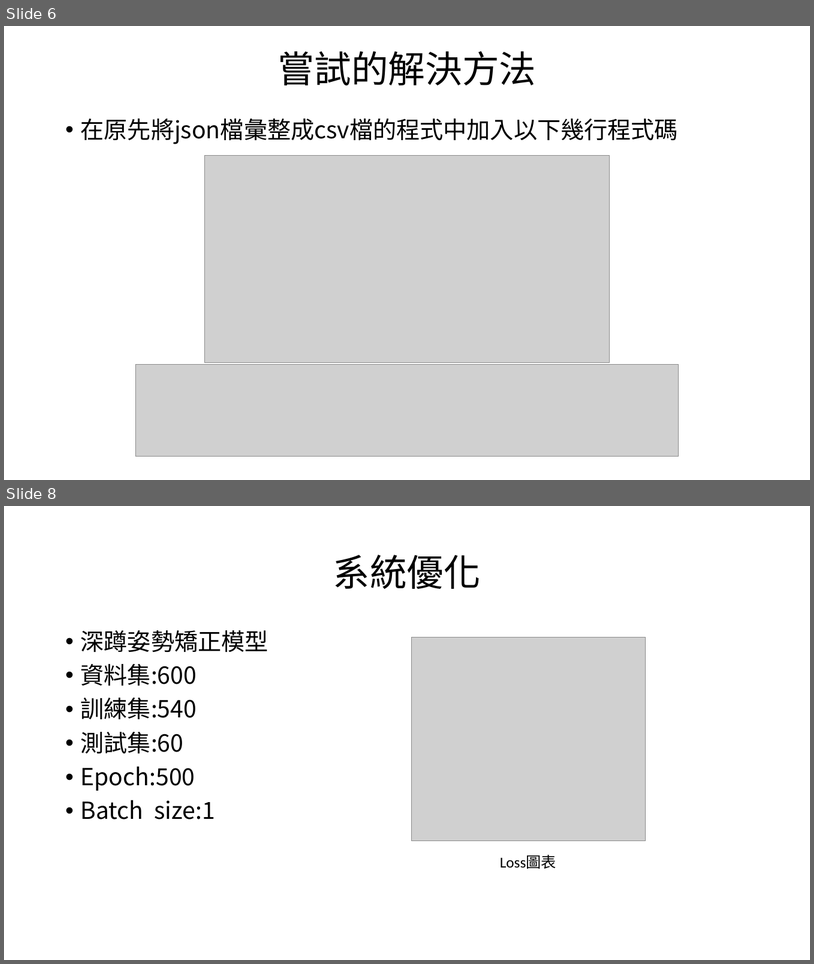
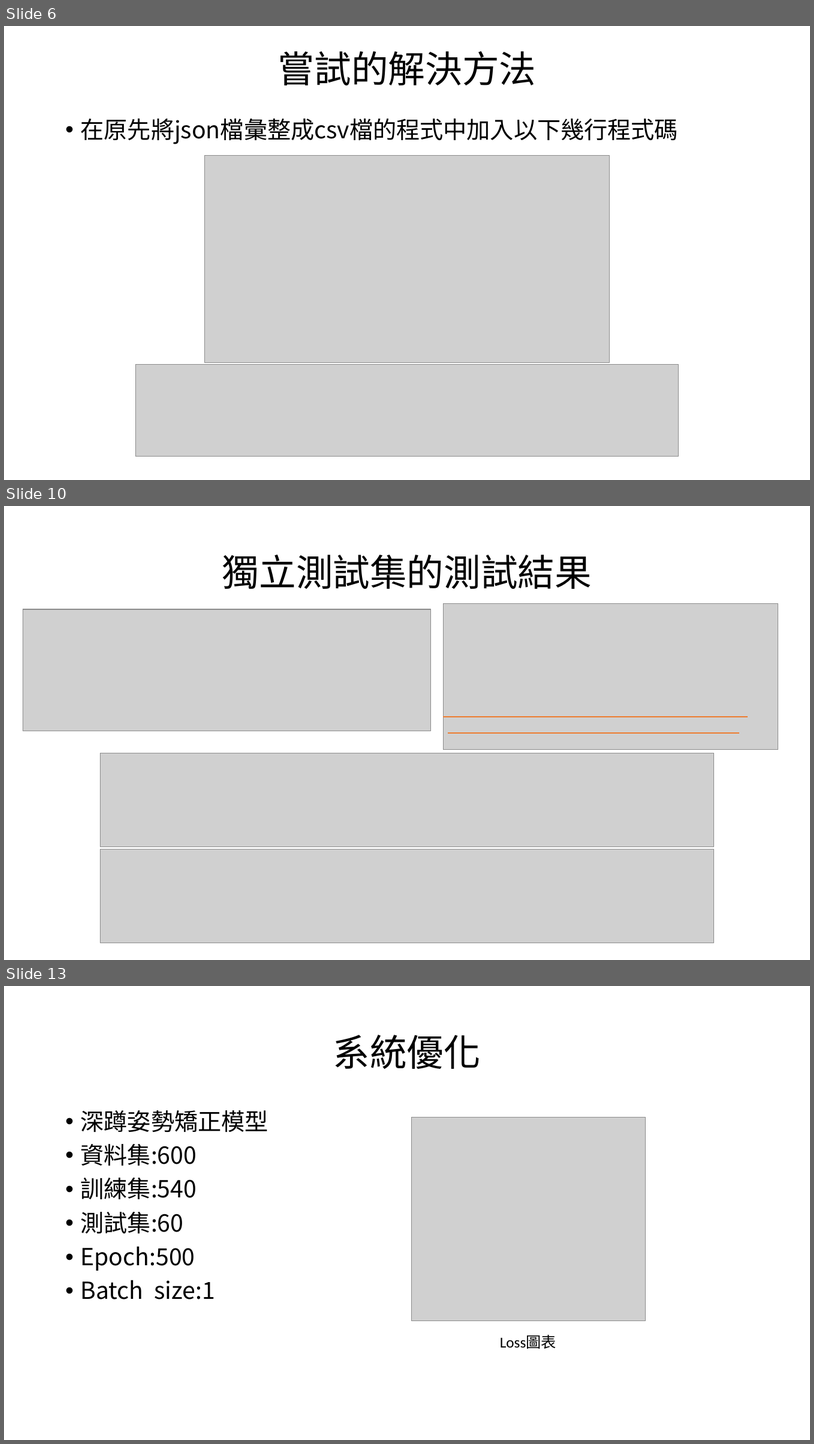
Before and after one commit to mizulun/seatpose-system, a slide deck: week6進度報告.pptx. Shown one above the other, each under a label of ours: slides 6 and 8 before the commit, slides 6, 10 and 13 after it; the slides between them are not shown. The pictures are 814x964 and 814x1444 pixels, drawn with LibreOffice and Linux fonts; fonts in the diff are those of the drawing; grey boxes stand for pictures. Boxes give left, top, right and bottom in pixels: in the first picture for what was removed or moved away, otherwise in the second. Text is boxed around its words. In the diff, an @@ line names an element or a change of style, - is before the commit and + after.

```diff
--- a/week6進度報告.pptx
+++ b/week6進度報告.pptx
@@ slide 10 added at [4,506,810,960], background #FFFFFF @@
@@ title added at [222,555,592,589], 44 pt, text #000000 @@
+獨立測試集的測試結果
@@ picture added at [23,609,431,731] @@
@@ picture added at [443,604,779,750] @@
@@ line added from (443, 717) to (748, 717), #ED7D31 1.5 pt @@
@@ line added from (448, 733) to (740, 733), #ED7D31 1.5 pt @@
@@ picture added at [100,753,714,847] @@
@@ picture added at [100,849,714,943] @@
@@ what was slide 8 is now slide 13 @@
```
Also in this commit, not shown: 2 slides changed, 5 other slides added, 1 slide removed.
